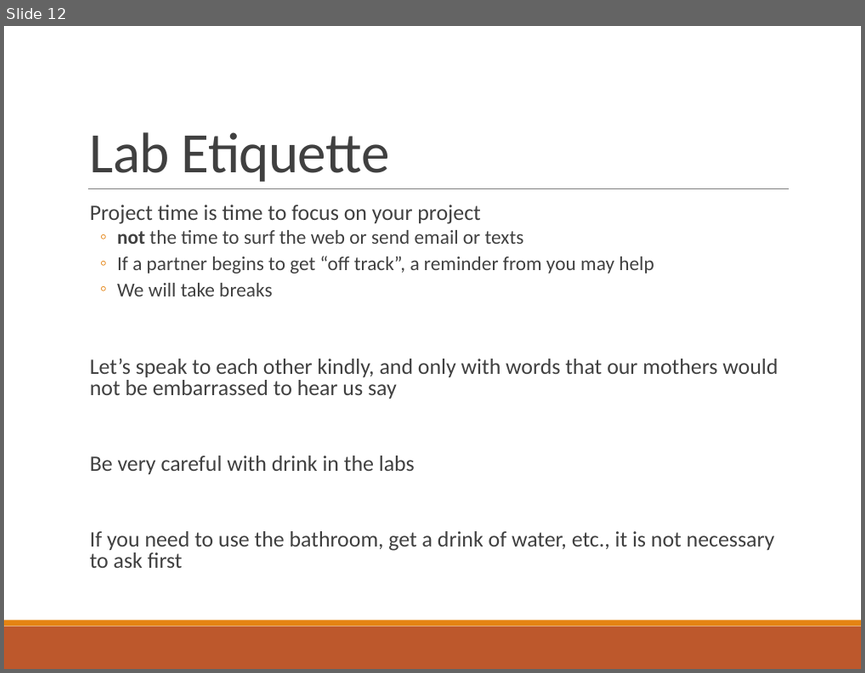
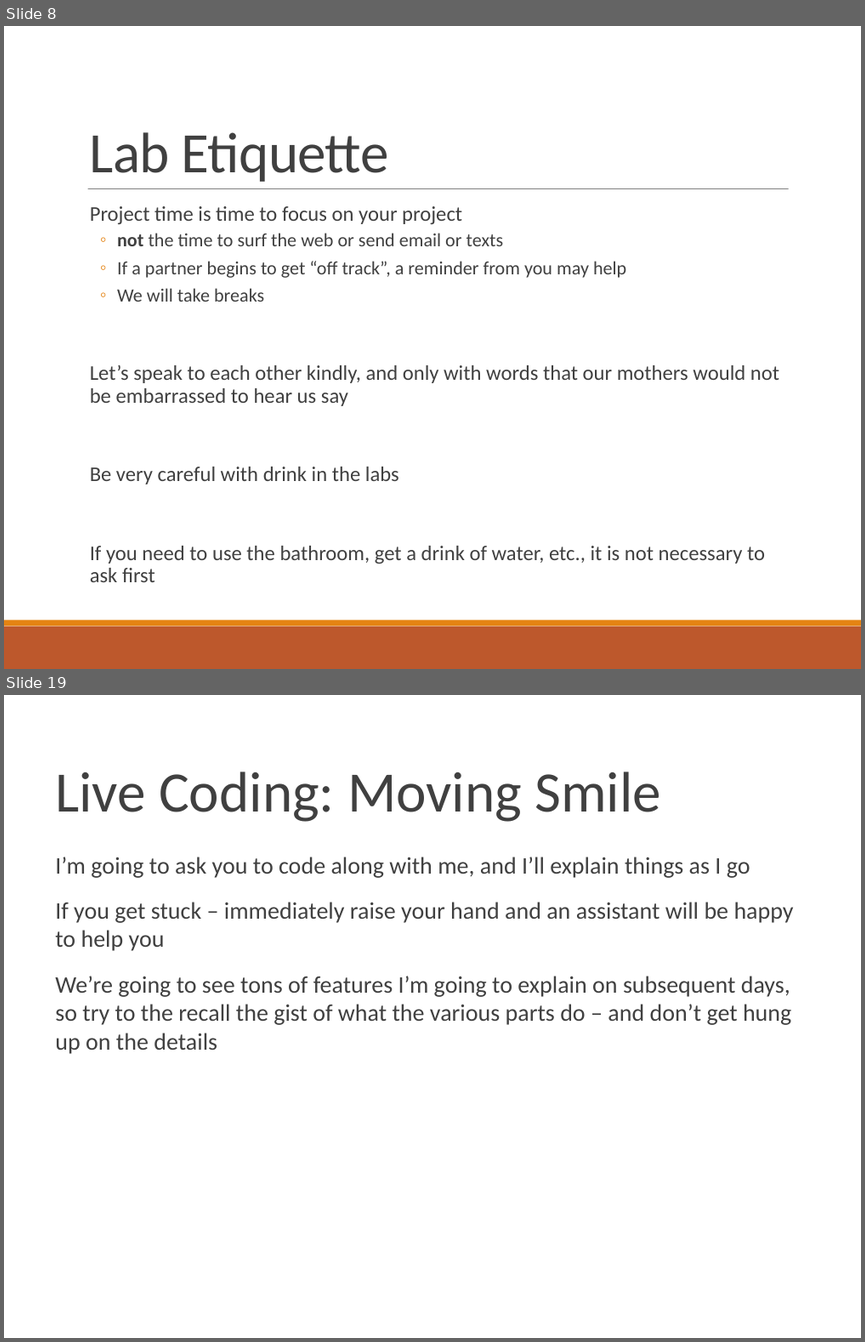
Before and after one commit to RHIT-CSSE/catapult, a slide deck: Sessions/00-MovingSmile/slides.pptx. Shown one above the other, each under a label of ours: slide 12 before the commit, slides 8 and 19 after it; the slides between them are not shown. The pictures are 865x673 and 865x1342 pixels, drawn with LibreOffice and Linux fonts; fonts in the diff are those of the drawing. Boxes give left, top, right and bottom in pixels: in the first picture for what was removed or moved away, otherwise in the second. Text is boxed around its words. In the diff, an @@ line names an element or a change of style, - is before the commit and + after.

```diff
--- a/Sessions/00-MovingSmile/slides.pptx
+++ b/Sessions/00-MovingSmile/slides.pptx
@@ slide 19 added at (4, 695, 861, 1338), background #FFFFFF @@
@@ text added at (55, 771, 661, 822), 48 pt, text #404040 @@
+Live Coding: Moving Smile
@@ text added at (55, 857, 794, 1054), 20 pt, text #404040 @@
+  I’m going to ask you to code along with me, and I’ll explain things as I go
+  If you get stuck – immediately raise your hand and an assistant will be happy to help you
+  We’re going to see tons of features I’m going to explain on subsequent days, so try to the recall the gist of what the various parts do – and don’t get hung up on the details
@@ what was slide 12 is now slide 8 @@
@@ slide 8 changed as well @@
@@ text "Project time is time to ..." at (90, 206, 779, 582): size 18.5 to 17.6 pt in "Project time is time to focus on ...", "Let’s speak to each other kindly, and ...", "Be very careful with drink in the ...", "If you need to use the bathroom, ..."; size 16.6 to 15.8 pt in "not the time to surf the web ...", "If a partner begins to get “off ...", "We will take breaks"; line spacing 0.8 to 0.9 @@
```
Also in this commit, not shown: 9 other slides changed, 11 other slides added, 14 slides removed.
